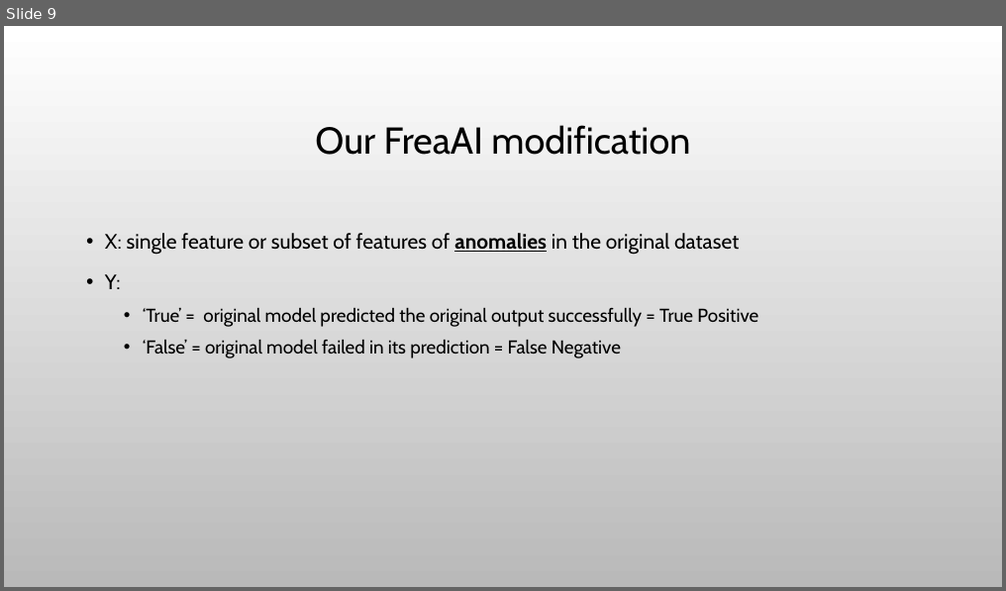
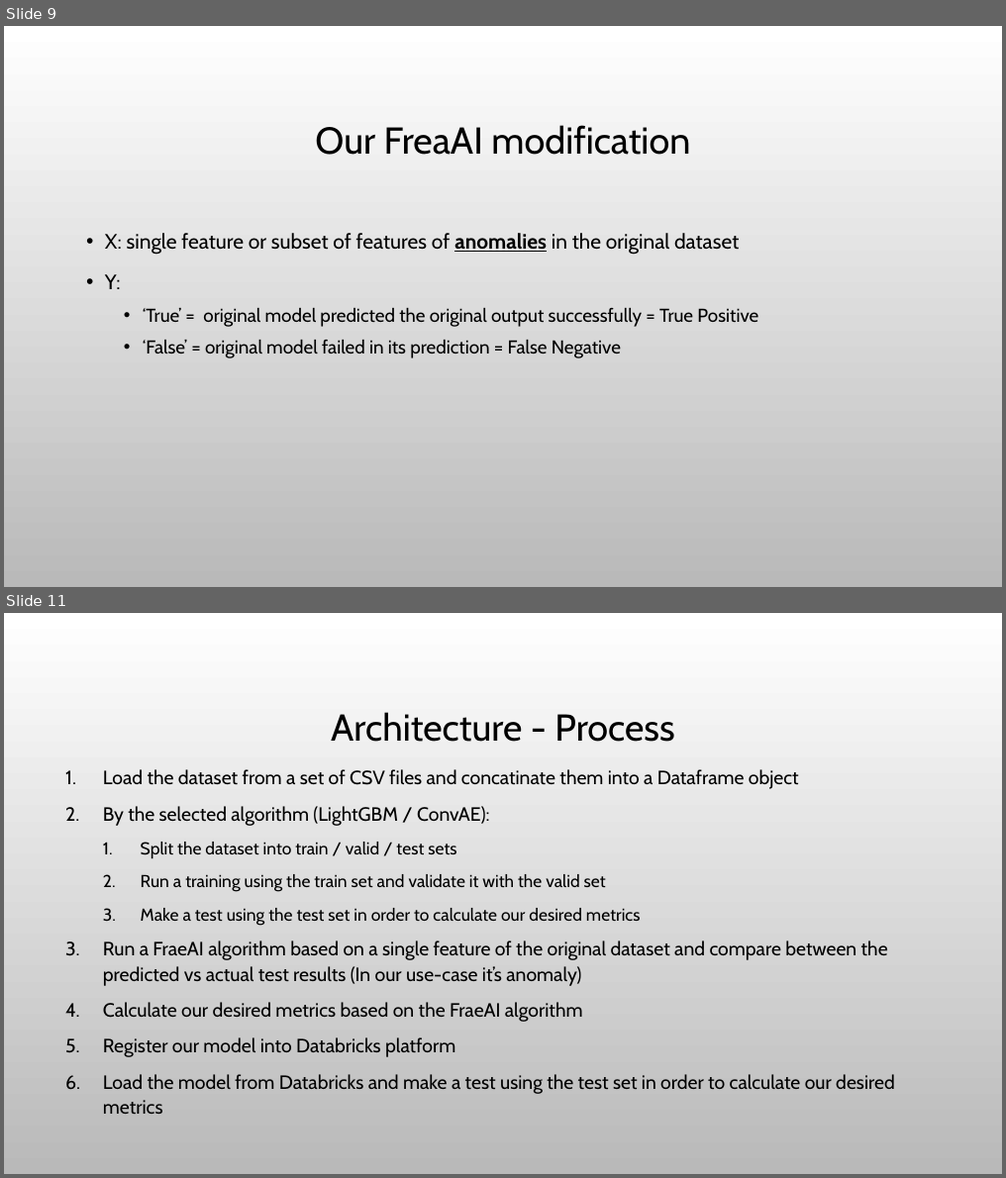
Before and after one commit to stavco9/mlops-final-project, a slide deck: docs/MLOps Final Project.pptx. Shown one above the other, each under a label of ours: slide 9 before the commit, slides 9 and 11 after it; the slides between them are not shown. The pictures are 1006x591 and 1006x1178 pixels, drawn with LibreOffice and Linux fonts; fonts in the diff are those of the drawing; background and template pictures are left out. Boxes give left, top, right and bottom in pixels: in the first picture for what was removed or moved away, otherwise in the second. Text is boxed around its words. In the diff, an @@ line names an element or a change of style, - is before the commit and + after.

Commit message:
Update the slide

```diff
--- a/docs/MLOps Final Project.pptx
+++ b/docs/MLOps Final Project.pptx
@@ slide 11 added at (x1=4, y1=613, x2=1002, y2=1174), background picture (left out) @@
@@ title added at (x1=331, y1=712, x2=674, y2=742), 36 pt, text #000000 @@
+Architecture - Process
@@ text added at (x1=103, y1=769, x2=895, y2=1114), 18.5 pt, text #000000 @@
+1. Load the dataset from a set of CSV files and concatinate them into a Dataframe object
+2. By the selected algorithm (LightGBM / ConvAE):
+  1. Split the dataset into train / valid / test sets
+  2. Run a training using the train set and validate it with the valid set
+  3. Make a test using the test set in order to calculate our desired metrics
+3. Run a FraeAI algorithm based on a single feature of the original dataset and compare between the predicted vs actual test results (In our use-case it’s anomaly)
+4. Calculate our desired metrics based on the FraeAI algorithm
+5. Register our model into Databricks platform
+6. Load the model from Databricks and make a test using the test set in order to calculate our desired metrics
```
Also in this commit, not shown: 2 other slides added, 1 other file.
